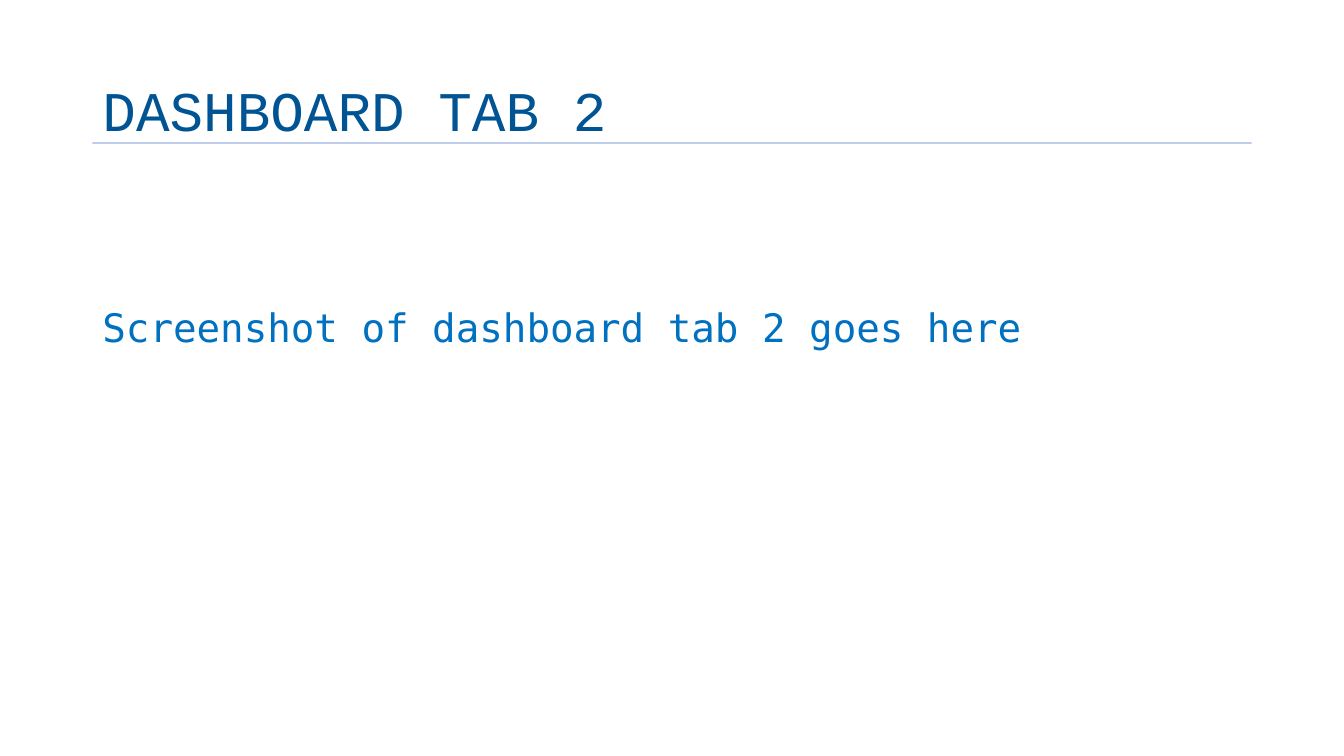
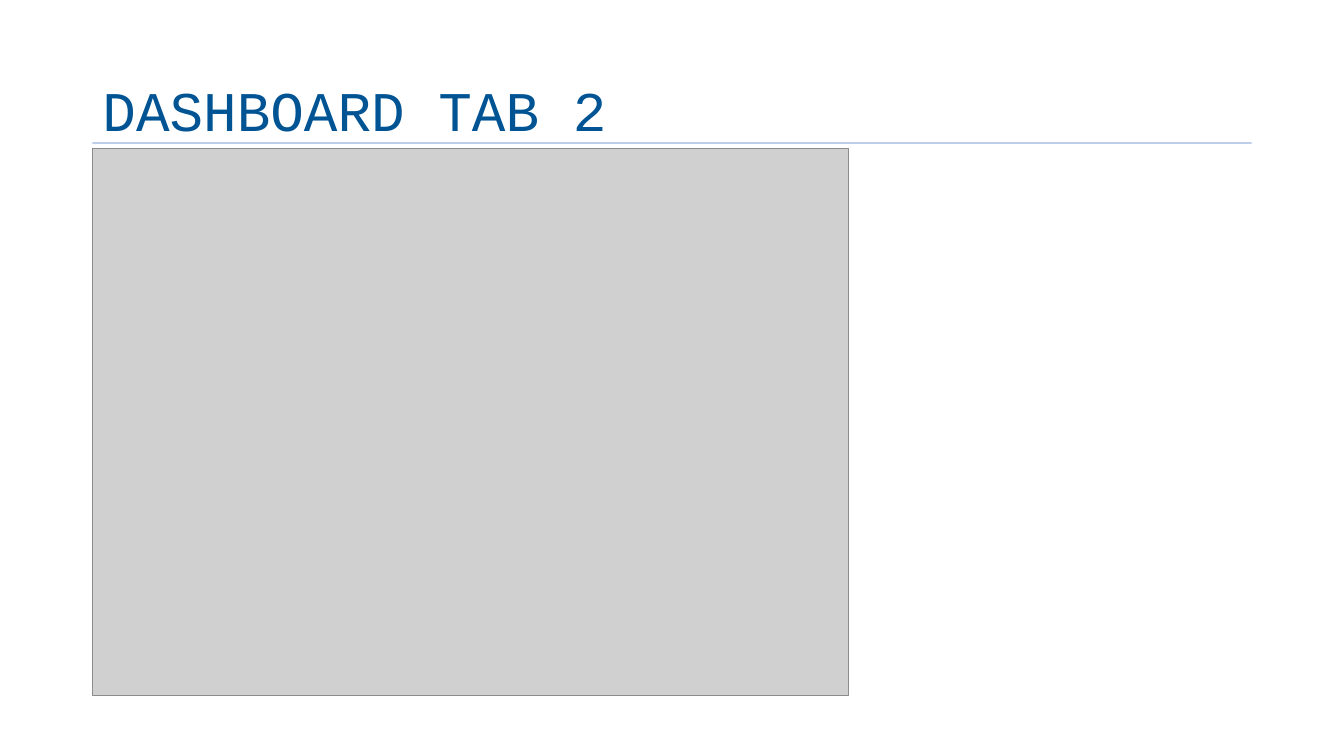
Before and after one commit to Arsiry/ibm-professional-certificates, a slide deck: slide 13 of data_analyst_capstone_project/Final-Capstone-Story.pptx. Drawn at 1344x756 pixels with LibreOffice and Linux fonts; fonts in the diff are those of the drawing; grey boxes stand for pictures; background and template pictures are left out. Boxes give left, top, right and bottom in pixels: in the first picture for what was removed or moved away, otherwise in the second. Text is boxed around its words. In the diff, an @@ line names an element or a change of style, - is before the commit and + after.

Commit message:
presentation

```diff
--- a/data_analyst_capstone_project/Final-Capstone-Story.pptx
+++ b/data_analyst_capstone_project/Final-Capstone-Story.pptx
@@ picture added at [93, 148, 849, 696] @@
@@ text removed at [102, 312, 1021, 351] @@
-Screenshot of dashboard tab 2 goes here
```
Also in this commit, not shown: 15 other slides changed, 1 slide added, 4 other files.
